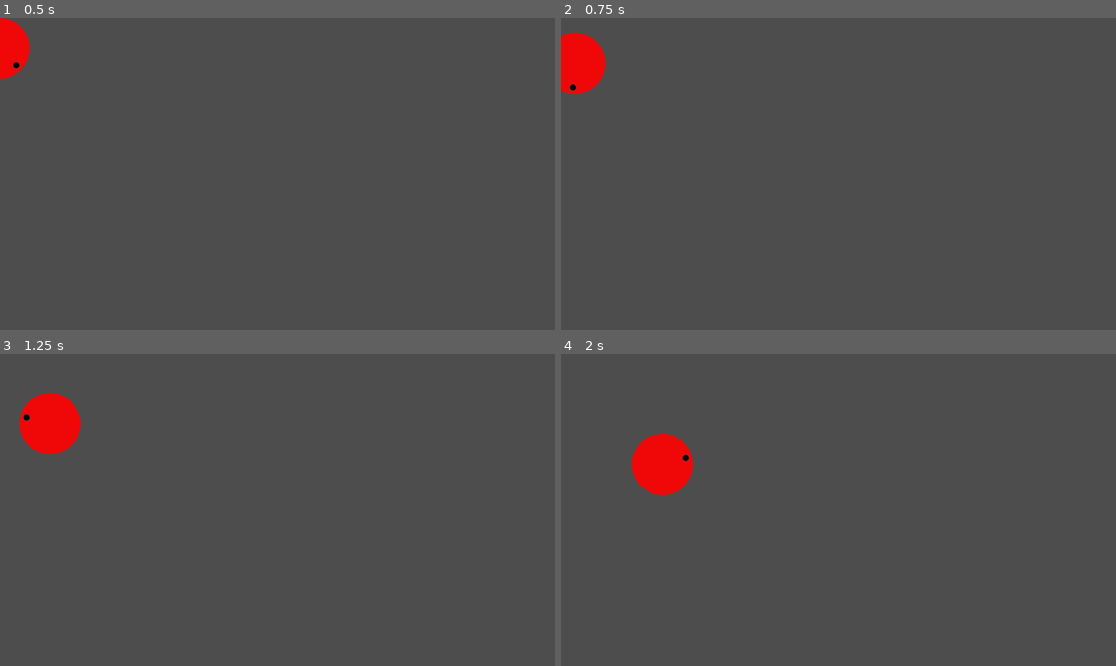
Above: before the commit, frames 1-4 (two rows, left to right).
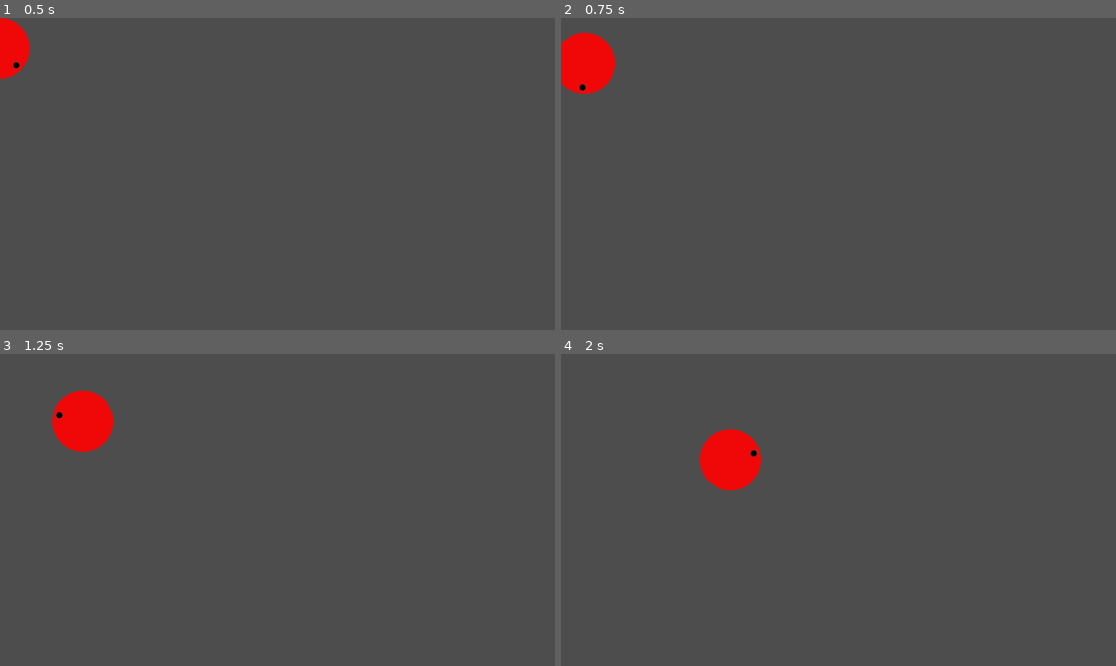
Above: after the commit, the same moments.

Repository: martinavilasj/GGJ-2025
Game: Godot game, scene res://scenes/hamster.tscn
The game is run twice, just before and just after one commit, with the same random seed, the same clock (stepped at 60 frames per second) and the same inputs. The project has no main scene, so this scene is started directly.
Inputs:
- Up to frame 1 (0.5 s): no input
- Up to frame 2 (0.75 s): hold Right (ui_right) from 0.53 s (still down)
- Up to frame 3 (1.25 s): keep holding Right (ui_right); tap Up (ui_up) at 0.77 s
- Up to frame 4 (2 s): keep holding Right (ui_right); tap Up (ui_up) at 1.52 s

Frame 1 is identical in both runs. In frame 2, 0.5% of the frame differs, in the area x 0-10%, y 4-25%; in frame 3, 2.3%; in frame 4, 3.4%, in the area x 12-37%, y 24-46%.

Commit message:
1ros cambios
1ros cambios

Diff:
--- /dev/null
+++ b/scenes/bolsas.tscn
@@ -0,0 +1,21 @@
+[gd_scene load_steps=4 format=3 uid="uid://bqv0hwc6fjjd8"]
+
+[ext_resource type="Texture2D" uid="uid://yhr5ttsosj2w" path="res://assets/—Pngtree—environmental protection of plastic bags_4719470.png" id="1_tijbg"]
+[ext_resource type="Script" path="res://scripts/bolsas.gd" id="1_u7qgs"]
+
+[sub_resource type="RectangleShape2D" id="RectangleShape2D_4t6yl"]
+size = Vector2(159, 163)
+
+[node name="Bolsas" type="Area2D"]
+script = ExtResource("1_u7qgs")
+
+[node name="Sprite2D" type="Sprite2D" parent="."]
+position = Vector2(-11, -5)
+scale = Vector2(0.112235, 0.120506)
+texture = ExtResource("1_tijbg")
+
+[node name="CollisionShape2D" type="CollisionShape2D" parent="."]
+position = Vector2(11.5, -13.5)
+shape = SubResource("RectangleShape2D_4t6yl")
+
+[connection signal="body_entered" from="." to="." method="_on_body_entered"]
--- a/scenes/hamster.tscn
+++ b/scenes/hamster.tscn
@@ -5,6 +5,21 @@
 
 [sub_resource type="CircleShape2D" id="CircleShape2D_trmsr"]
 radius = 64.1327
+
+[sub_resource type="Animation" id="Animation_prm8j"]
+length = 0.001
+tracks/0/type = "value"
+tracks/0/imported = false
+tracks/0/enabled = true
+tracks/0/path = NodePath("Sprite2D:rotation")
+tracks/0/interp = 1
+tracks/0/loop_wrap = true
+tracks/0/keys = {
+"times": PackedFloat32Array(0),
+"transitions": PackedFloat32Array(1),
+"update": 0,
+"values": [0.0]
+}
 
 [sub_resource type="Animation" id="Animation_2q8rl"]
 resource_name = "giro"
@@ -24,28 +39,13 @@
 "values": [0.0, 0.349066, 0.698132, 1.0472, 1.39626, 1.74533, 2.0944, 2.44346, 2.79253, 3.14159, 3.49066, 3.83972, 4.18879, 4.53786, 4.88692, 5.23599, 5.58505, 5.93412, 6.28319]
 }
 
-[sub_resource type="Animation" id="Animation_prm8j"]
-length = 0.001
-tracks/0/type = "value"
-tracks/0/imported = false
-tracks/0/enabled = true
-tracks/0/path = NodePath("Sprite2D:rotation")
-tracks/0/interp = 1
-tracks/0/loop_wrap = true
-tracks/0/keys = {
-"times": PackedFloat32Array(0),
-"transitions": PackedFloat32Array(1),
-"update": 0,
-"values": [0.0]
-}
-
 [sub_resource type="AnimationLibrary" id="AnimationLibrary_skgkc"]
 _data = {
 "RESET": SubResource("Animation_prm8j"),
 "giro": SubResource("Animation_2q8rl")
 }
 
-[node name="Hamster" type="CharacterBody2D"]
+[node name="Hamster" type="CharacterBody2D" groups=["player"]]
 script = ExtResource("1_ofy0e")
 
 [node name="Sprite2D" type="Sprite2D" parent="."]
--- a/scenes/mundo.tscn
+++ b/scenes/mundo.tscn
@@ -1,25 +1,9 @@
-[gd_scene load_steps=4 format=3 uid="uid://dhky24mma44ut"]
-
-[ext_resource type="PackedScene" uid="uid://6syxprmo5x3a" path="res://scenes/hamster.tscn" id="1_jnwnm"]
+[gd_scene load_steps=2 format=3 uid="uid://dhky24mma44ut"]
 
 [sub_resource type="RectangleShape2D" id="RectangleShape2D_bpmlo"]
 size = Vector2(2012.75, 68.75)
 
-[sub_resource type="TileSet" id="TileSet_3d8uu"]
-
 [node name="Mundo" type="Node2D"]
-
-[node name="Hamster" parent="." instance=ExtResource("1_jnwnm")]
-rotation = -0.0060629
-
-[node name="Camera2D" type="Camera2D" parent="Hamster"]
-
-[node name="ColorRect" type="ColorRect" parent="."]
-offset_left = -318.0
-offset_top = 602.0
-offset_right = 1655.0
-offset_bottom = 614.0
-color = Color(0.0885599, 0.0885599, 0.0885599, 1)
 
 [node name="StaticBody2D" type="StaticBody2D" parent="."]
 position = Vector2(-295, 600)
@@ -27,7 +11,3 @@
 [node name="CollisionShape2D" type="CollisionShape2D" parent="StaticBody2D"]
 position = Vector2(981.625, 42.625)
 shape = SubResource("RectangleShape2D_bpmlo")
-
-[node name="TileMap" type="TileMap" parent="."]
-tile_set = SubResource("TileSet_3d8uu")
-format = 2
--- /dev/null
+++ b/scenes/nivel1.tscn
@@ -0,0 +1,15 @@
+[gd_scene load_steps=2 format=3 uid="uid://k5vf2pfbw7db"]
+
+[ext_resource type="Texture2D" uid="uid://btghyyir7atkp" path="res://assets/background.png" id="1_cmref"]
+
+[node name="Area2D" type="Node2D"]
+
+[node name="Background" type="Sprite2D" parent="."]
+position = Vector2(1514, 547)
+texture = ExtResource("1_cmref")
+
+[node name="StaticBody2D" type="StaticBody2D" parent="."]
+
+[node name="CollisionPolygon2D" type="CollisionPolygon2D" parent="StaticBody2D"]
+position = Vector2(-2, 1)
+polygon = PackedVector2Array(-1, 1, 25, 65, 41, 139, 85, 344, 98, 374, 114, 385, 131, 393, 144, 394, 161, 393, 179, 389, 201, 380, 222, 367, 237, 351, 287, 241, 301, 230, 321, 224, 356, 221, 383, 227, 570, 315, 591, 319, 611, 327, 632, 339, 656, 356, 674, 373, 688, 391, 702, 408, 708, 418, 717, 423, 727, 427, 743, 430, 762, 433, 779, 435, 795, 431, 809, 425, 817, 422, 825, 419, 833, 413, 839, 406, 843, 398, 850, 393, 858, 389, 882, 388, 909, 387, 936.669, 390.054, 951, 390, 957, 388, 961, 386, 965, 384, 969, 382, 973, 379, 977, 376, 982, 375, 992, 378, 998, 384, 1006, 390, 1023, 403, 1040, 428, 1060, 460, 1276, 460, 1286, 438, 1295, 425, 1310, 410, 1350, 394, 1528, 464, -9, 466)
--- /dev/null
+++ b/scenes/start.tscn
@@ -0,0 +1,46 @@
+[gd_scene load_steps=2 format=3 uid="uid://cc1xtlicj04b4"]
+
+[ext_resource type="Texture2D" uid="uid://dcdwruox0545r" path="res://assets/Dock/0.png" id="1_hjgy8"]
+
+[node name="Start" type="Control"]
+layout_mode = 3
+anchors_preset = 15
+anchor_right = 1.0
+anchor_bottom = 1.0
+grow_horizontal = 2
+grow_vertical = 2
+
+[node name="TextureRect" type="TextureRect" parent="."]
+layout_mode = 0
+offset_right = 1154.0
+offset_bottom = 651.0
+texture = ExtResource("1_hjgy8")
+
+[node name="MenuBar" type="MenuBar" parent="."]
+layout_mode = 0
+offset_right = 588.0
+offset_bottom = 329.0
+
+[node name="Button" type="Button" parent="MenuBar"]
+layout_mode = 0
+offset_left = 545.0
+offset_top = 388.0
+offset_right = 621.0
+offset_bottom = 419.0
+text = "Empezar"
+
+[node name="Button2" type="Button" parent="MenuBar"]
+layout_mode = 0
+offset_left = 544.0
+offset_top = 470.0
+offset_right = 620.0
+offset_bottom = 501.0
+text = "Empezar"
+
+[node name="TextEdit" type="TextEdit" parent="MenuBar"]
+layout_mode = 0
+offset_left = 278.0
+offset_top = 183.0
+offset_right = 918.0
+offset_bottom = 274.0
+text = "JUEGO DEL HAMSTER"
--- /dev/null
+++ b/scripts/bolsas.gd
@@ -0,0 +1,15 @@
+extends Area2D
+
+# Called when the node enters the scene tree for the first time.
+func _ready() -> void:
+	pass # Replace with function body.
+
+
+# Called every frame. 'delta' is the elapsed time since the previous frame.
+func _process(delta: float) -> void:
+	pass
+
+
+func _on_body_entered(body: Node2D) -> void:
+	if body.is_in_group("player"):
+		body.speed = body.speed * 0.7
--- a/scripts/hamster.gd
+++ b/scripts/hamster.gd
@@ -4,7 +4,7 @@
 @onready var animation: AnimationPlayer = $AnimationPlayer
 @onready var sprite_collision: CollisionShape2D = $CollisionShape2D
 
-var speed = 150
+var speed = 250
 
 func _physics_process(delta: float) -> void:
 
Binary file added: assets/Dock/0.png
Not shown, added: assets/Dock/0.png.import
Binary file added: assets/Dock/1.png
Not shown, added: assets/Dock/1.png.import
Binary file added: assets/Dock/2.png
Not shown, added: assets/Dock/2.png.import
Binary file added: assets/Dock/3.png
Not shown, added: assets/Dock/3.png.import
Binary file added: assets/Dock/4.png
Not shown, added: assets/Dock/4.png.import
Binary file added: assets/Dock/5.png
Not shown, added: assets/Dock/5.png.import
(and 10 more such lines)
